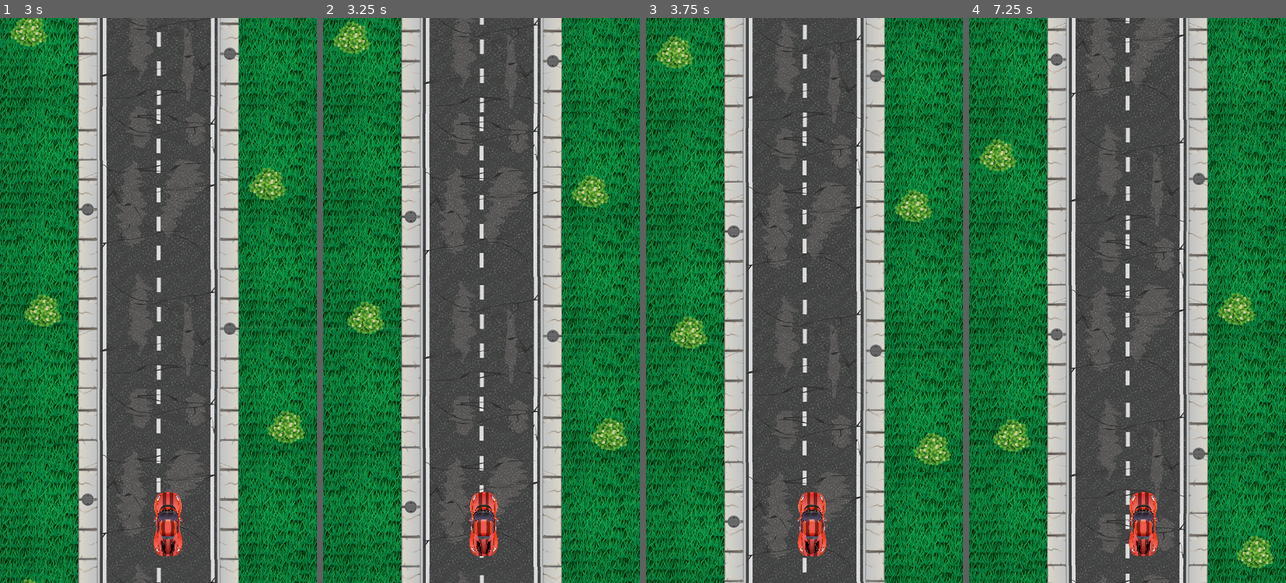
Above: before the commit, frames 1-4 (left to right).
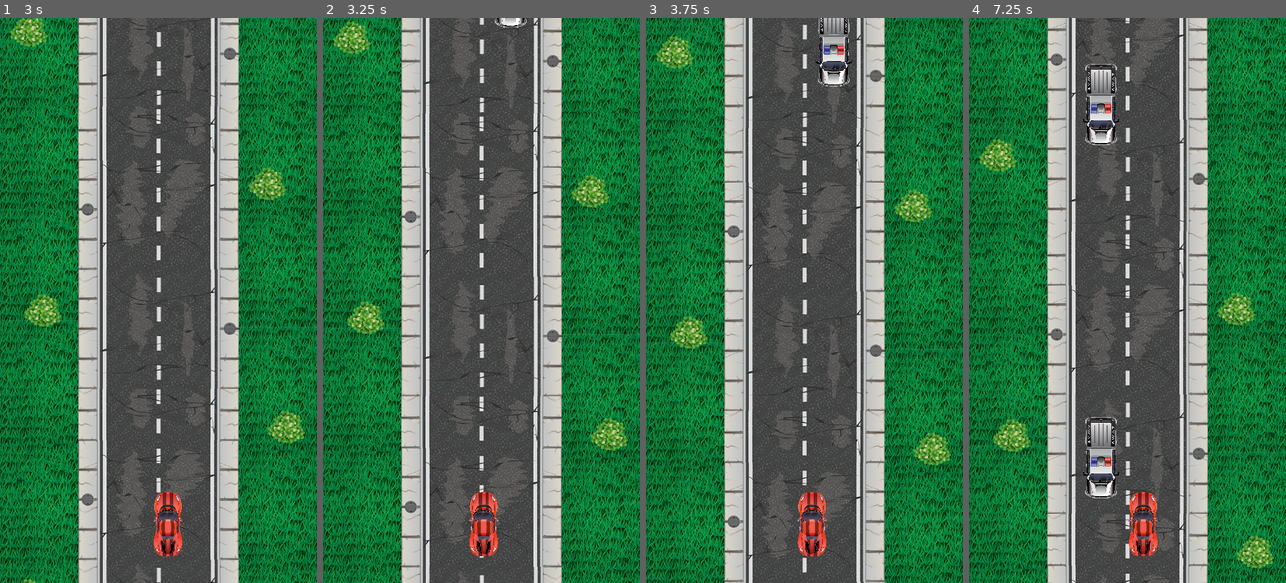
Above: after the commit, the same moments.

Repository: roderickvella/dgd61A-CarGame
Game: Godot game, scene res://main/main.tscn
Same seed, same stepped clock (60 frames per second), same inputs: the game is played once before the commit and once after it.
Inputs (mouse positions are in pixels of both pictures, inside the frame that each line leads up to):
- Up to frame 1 (3 s): move the mouse to (228, 272) at 0.52 s; click (228, 272) at 0.67 s; move the mouse to (95, 328) at 1.27 s; click (95, 328) at 1.42 s; move the mouse to (190, 176) at 2.02 s; click (190, 176) at 2.17 s; move the mouse to (142, 413) at 2.77 s; click (142, 413) at 2.92 s
- Up to frame 2 (3.25 s): no input
- Up to frame 3 (3.75 s): move the mouse to (899, 385) at 3.52 s; click (899, 385) at 3.67 s
- Up to frame 4 (7.25 s): move the mouse to (1032, 215) at 4.27 s; click (1032, 215) at 4.42 s; move the mouse to (1143, 300) at 5.02 s; click (1143, 300) at 5.17 s; move the mouse to (1079, 159) at 5.77 s; click (1079, 159) at 5.92 s; move the mouse to (1197, 272) at 6.52 s; click (1197, 272) at 6.67 s

Frame 1 is identical in both runs. In frame 2, 0.1% of the frame differs, in the area x 54-65%, y 0-2%; in frame 3, 1.0%; in frame 4, 2.3%, in the area x 35-48%, y 8-85%.

Commit message:
Lesson3

Diff:
--- /dev/null
+++ b/car_enemies/police_car.gd
@@ -0,0 +1,34 @@
+extends EnemyCar
+
+var tween: Tween
+
+# Called when the node enters the scene tree for the first time.
+func _ready():
+	super._ready() #call ready method in base class
+	set_vechile_type(POLICE)
+	start_lane_change()
+
+func start_lane_change():
+	#animate police vechiles (change lanes)
+	tween = get_tree().create_tween().set_loops()
+	var tween_speed = 3
+	if(lane_selected == 1):
+		tween.tween_interval(tween_speed)
+		tween.tween_property(self,"position:x",lane_two_posx,0.5)
+		tween.tween_interval(tween_speed)
+		tween.tween_property(self,"position:x",lane_one_posx,0.5)
+	elif(lane_selected == 2):
+		tween.tween_interval(tween_speed)
+		tween.tween_property(self,"position:x",lane_one_posx,0.5)
+		tween.tween_interval(tween_speed)
+		tween.tween_property(self,"position:x",lane_two_posx,0.5)
+
+
+# Called every frame. 'delta' is the elapsed time since the previous frame.
+func _process(delta):
+	super._process(delta)
+
+
+
+func _on_area_2d_area_entered(area):
+	hit.emit(self) #emit base signal
--- /dev/null
+++ b/car_enemies/police_car.tscn
@@ -0,0 +1,23 @@
+[gd_scene load_steps=4 format=3 uid="uid://y0llfk8gvy5r"]
+
+[ext_resource type="Texture2D" uid="uid://du4pfghht2bu3" path="res://images/Car2/Car_2_01.png" id="1_3wgu7"]
+[ext_resource type="Script" path="res://car_enemies/police_car.gd" id="1_wjiid"]
+
+[sub_resource type="RectangleShape2D" id="RectangleShape2D_rp48a"]
+size = Vector2(41, 132)
+
+[node name="PoliceCar" type="Node2D"]
+script = ExtResource("1_wjiid")
+
+[node name="Area2D" type="Area2D" parent="."]
+
+[node name="Sprite2D" type="Sprite2D" parent="Area2D"]
+rotation = 3.14159
+scale = Vector2(0.1, 0.1)
+texture = ExtResource("1_3wgu7")
+
+[node name="CollisionShape2D" type="CollisionShape2D" parent="Area2D"]
+position = Vector2(-0.5, 2)
+shape = SubResource("RectangleShape2D_rp48a")
+
+[connection signal="area_entered" from="Area2D" to="." method="_on_area_2d_area_entered"]
--- a/main/main.gd
+++ b/main/main.gd
@@ -3,6 +3,13 @@
 @onready var car_player = $CarPlayer
 @onready var left_boundary_marker = $LeftBoundaryMarker
 @onready var right_boundary_marker = $RightBoundaryMarker
+
+const CIVILIAN_CAR = preload("res://car_enemies/civilian_car.tscn")
+const POLICE_CAR = preload("res://car_enemies/police_car.tscn")
+
+#constants for the x positions fo the first and second lanes
+const first_lane_posx:int = 225
+const second_lane_posx:int = 320
 
 # Called when the node enters the scene tree for the first time.
 func _ready():
@@ -11,7 +18,30 @@
 
 
 
-
 # Called every frame. 'delta' is the elapsed time since the previous frame.
 func _process(delta):
 	pass
+
+func _on_timer_timeout():
+	randomize()
+	var ememy_picker = randi_range(0,3)
+	var ememy_instance
+	if(ememy_picker == 0):
+		ememy_instance = POLICE_CAR.instantiate() #create police car scene
+	else:
+		ememy_instance = CIVILIAN_CAR.instantiate()
+
+	#set the lane positions for our enemy car
+	ememy_instance.set_lane_positions(first_lane_posx,second_lane_posx)
+
+	#call on_hit_car when enemy car collides with something
+	ememy_instance.hit.connect(on_hit_car)
+
+	#we have to add enemy_instance to our scene
+	add_child(ememy_instance)
+
+func on_hit_car(enemy_car):
+	#remove the player car from the scene
+	car_player.queue_free()
+	#remove the enemy car from the scene
+	enemy_car.queue_free()
--- a/main/main.tscn
+++ b/main/main.tscn
@@ -17,3 +17,9 @@
 
 [node name="RightBoundaryMarker" type="Marker2D" parent="."]
 position = Vector2(392, 854)
+
+[node name="Timer" type="Timer" parent="."]
+wait_time = 3.0
+autostart = true
+
+[connection signal="timeout" from="Timer" to="." method="_on_timer_timeout"]
